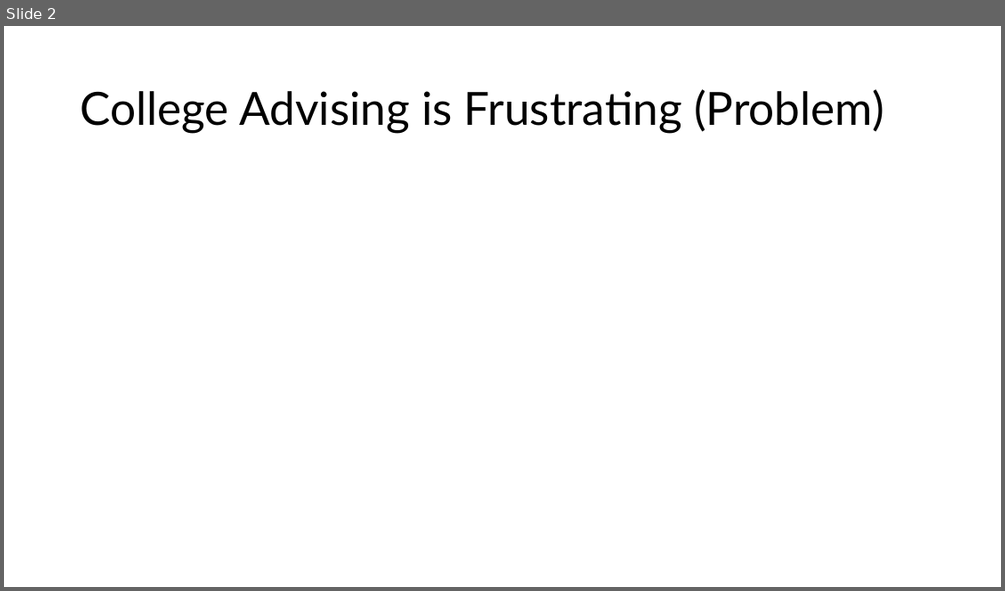
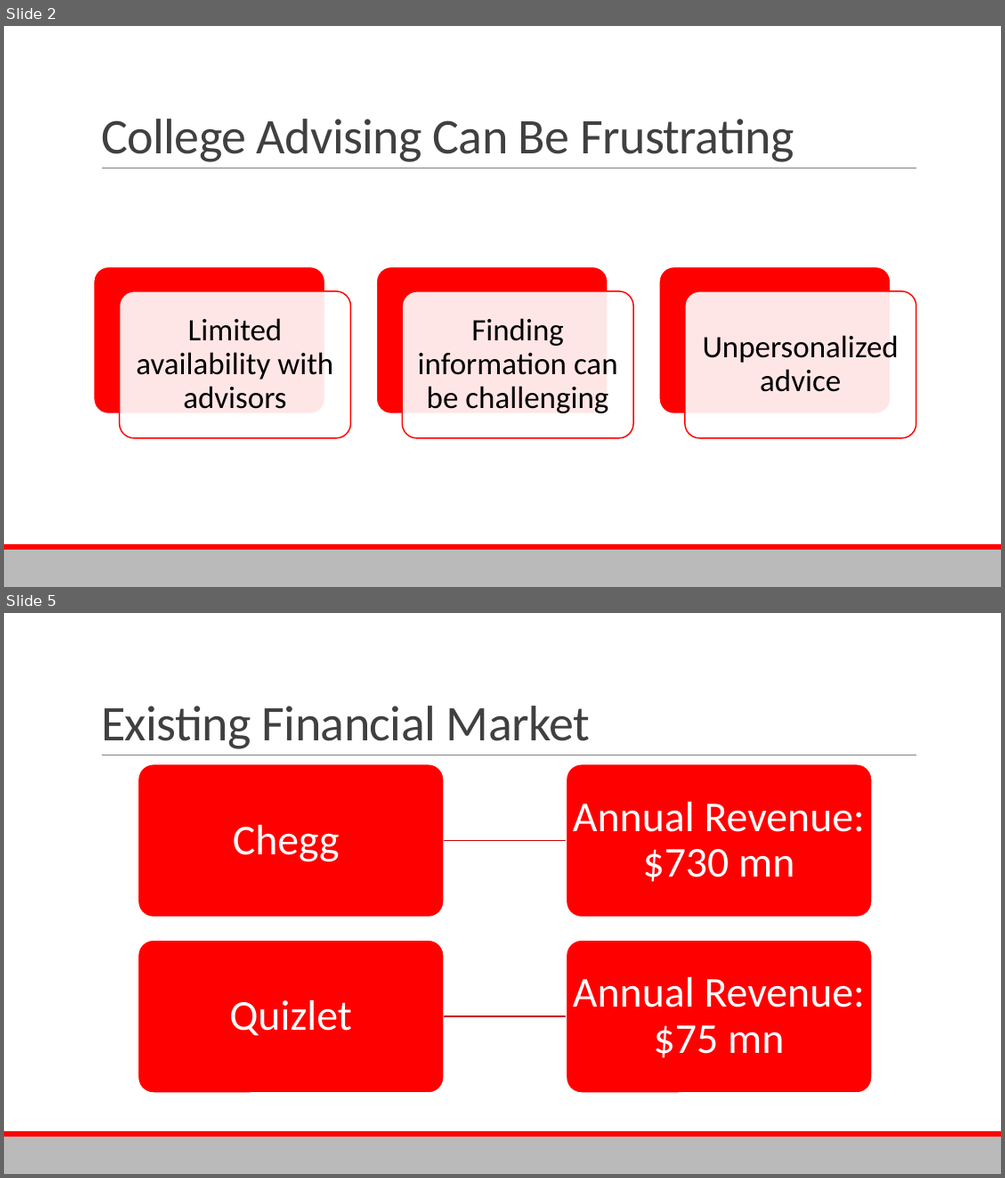
Before and after one commit to Aaryush1/Univise, a slide deck: Pitch_Deck.pptx. Shown one above the other, each under a label of ours: slide 2 before the commit, slides 2 and 5 after it; the slides between them are not shown. The pictures are 1005x591 and 1005x1178 pixels, drawn with LibreOffice and Linux fonts; fonts in the diff are those of the drawing. Boxes give left, top, right and bottom in pixels: in the first picture for what was removed or moved away, otherwise in the second. Text is boxed around its words. In the diff, an @@ line names an element or a change of style, - is before the commit and + after.

```diff
--- a/Pitch_Deck.pptx
+++ b/Pitch_Deck.pptx
@@ slide 5 added at [4,613,1001,1174], background #FFFFFF; not listed: 3 template elements that a slide beside it also shows @@
@@ title added at [101,706,590,749], 48 pt, text #404040 @@
+Existing Financial Market
@@ group added at [138,764,872,1093]: 4 rounded rectangles, 4 texts, 2 freeform shapes @@
+Chegg
+Annual Revenue: $730 mn
+Quizlet
+Annual Revenue: $75 mn
@@ slide 2 changed as well @@
@@ title "College Advising Can Be Frustrating" at [101,119,794,162]: vertical alignment middle to bottom @@
@@ title at [101,119,794,162]: text changed; size 44 to 48 pt; font Lato to Calibri; text colour #000000 to #404040 @@
-College Advising is Frustrating (Problem)
+College Advising Can Be Frustrating
@@ line added from (102, 168) to (917, 168), #808080 0.5 pt @@
@@ group added at [94,267,916,438]: 6 rounded rectangles, 3 texts @@
+Limited availability with advisors
+Finding information can be challenging
+Unpersonalized advice
@@ rectangle added at [4,549,1001,587], fill #BABABA @@
@@ rectangle added at [4,544,1001,549], fill #FF0000 @@
```
Also in this commit, not shown: 4 other slides changed, 3 other slides added, 4 slides removed, 8 other files.
